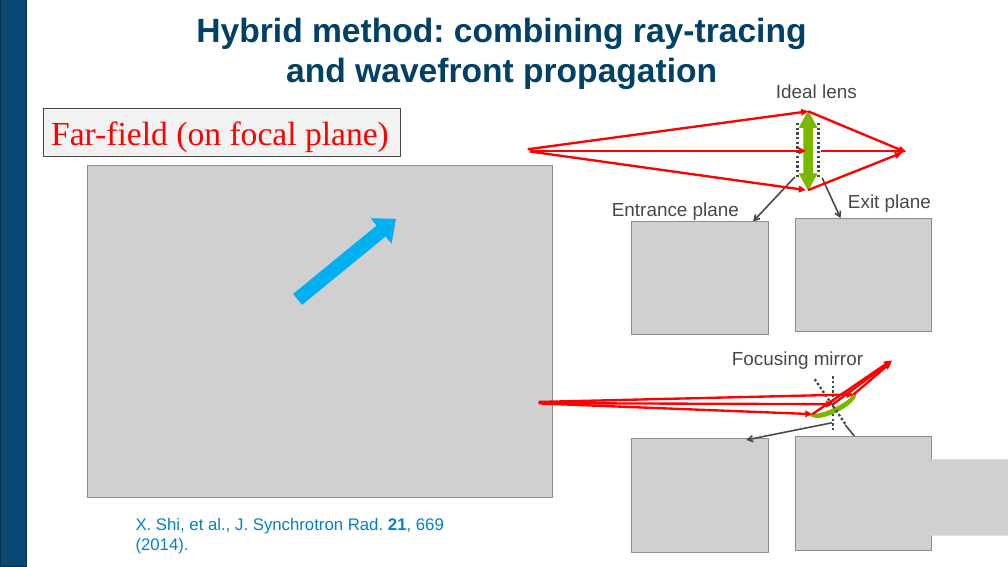
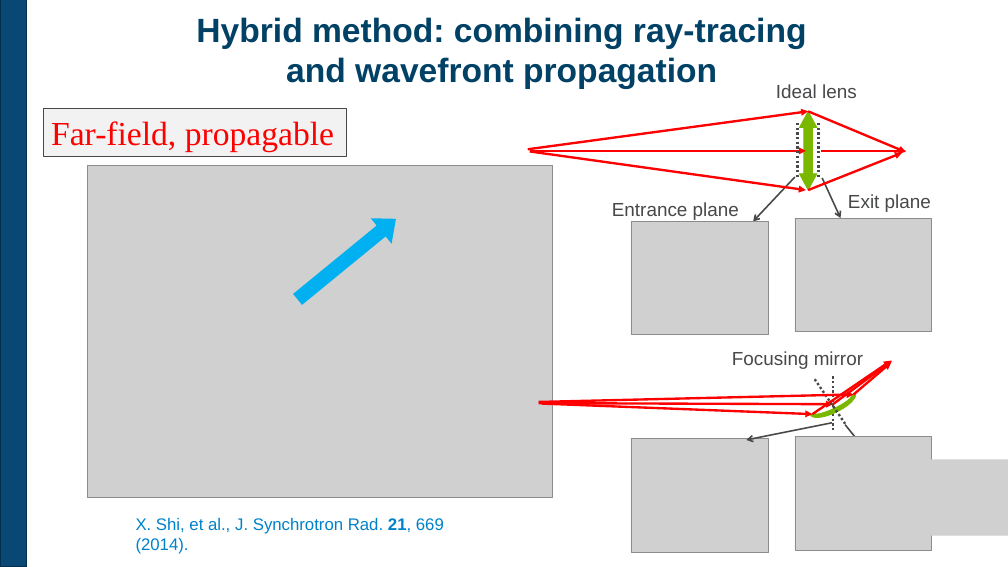
Before and after one commit to barc4/oasys_school_desy, a slide deck: slide 2 of xshi/Introduction_to_Hybrid.pptx. Drawn at 1008x567 pixels with LibreOffice and Linux fonts; fonts in the diff are those of the drawing; grey boxes stand for pictures; background and template pictures are left out. Boxes give left, top, right and bottom in pixels: in the first picture for what was removed or moved away, otherwise in the second. Text is boxed around its words. In the diff, an @@ line names an element or a change of style, - is before the commit and + after.

Commit message:
hybrid slide update

```diff
--- a/xshi/Introduction_to_Hybrid.pptx
+++ b/xshi/Introduction_to_Hybrid.pptx
@@ rectangle "Far-field, propagable": place and size @@
-rectangle "Far-field, propagable" at (44, 108, 401, 157)
+rectangle "Far-field, propagable" at (44, 108, 347, 157)
@@ text in rectangle at (51, 121, 334, 151): text changed @@
-Far-field (on focal plane)
+Far-field, propagable
```
Also in this commit, not shown: 1 other slide changed.
